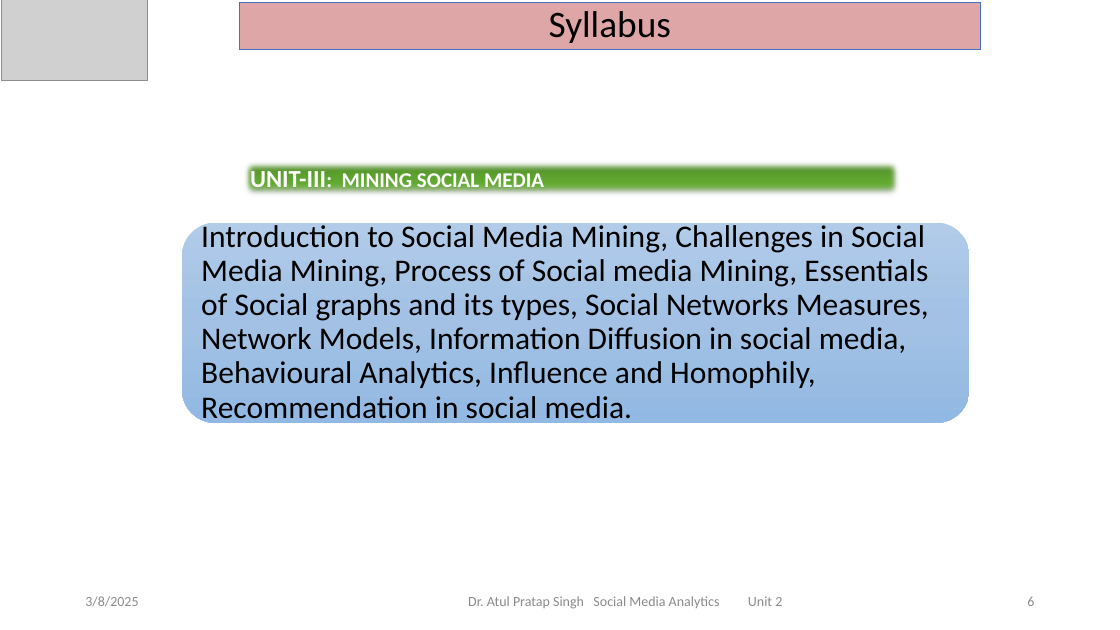
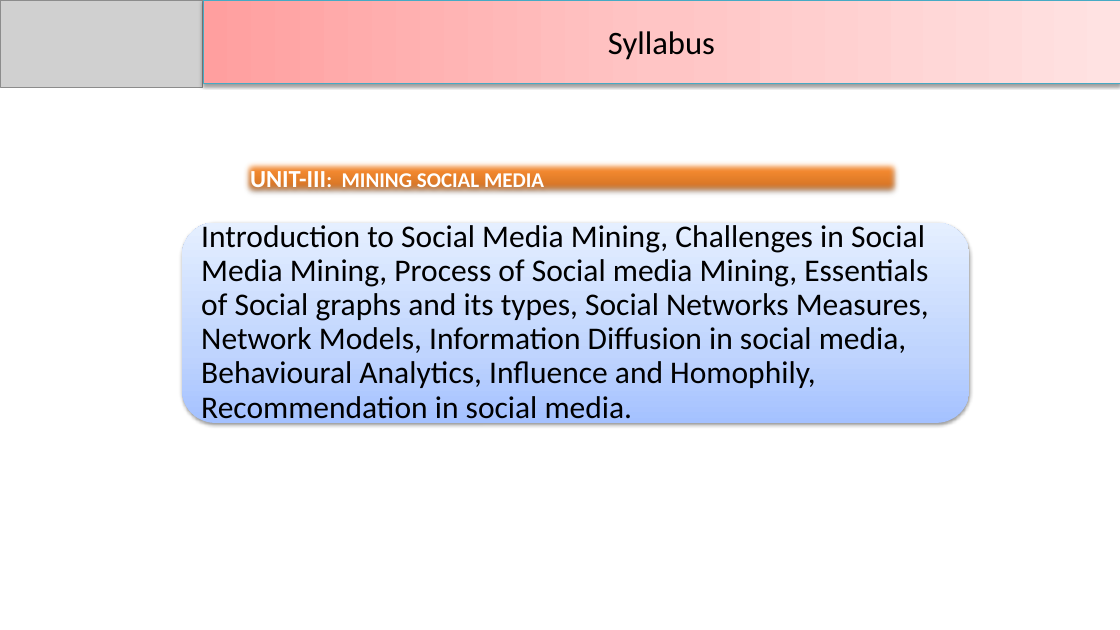
Before and after one commit to DevGoyalG/NIET-Study-Material, a slide deck: slide 6 of CSE (Artificial Intelligence and Machine Learning)/Third Year/Sixth Semester/PPTs/Social Media Analytics/SMA - Unit 2.pptx. Drawn at 1120x630 pixels with LibreOffice and Linux fonts; fonts in the diff are those of the drawing; grey boxes stand for pictures. Boxes give left, top, right and bottom in pixels: in the first picture for what was removed or moved away, otherwise in the second. Text is boxed around its words. In the diff, an @@ line names an element or a change of style, - is before the commit and + after.

```diff
--- a/CSE (Artificial Intelligence and Machine Learning)/Third Year/Sixth Semester/PPTs/Social Media Analytics/SMA - Unit 2.pptx
+++ b/CSE (Artificial Intelligence and Machine Learning)/Third Year/Sixth Semester/PPTs/Social Media Analytics/SMA - Unit 2.pptx
@@ picture: place and size @@
-picture at (2, 0, 147, 81)
+picture at (0, 0, 203, 87)
@@ title "Syllabus": place and size @@
-title "Syllabus" at (239, 3, 980, 50)
+title "Syllabus" at (203, 0, 1120, 83)
@@ title "Syllabus" at (203, 0, 1120, 83): size 32 to 28 pt; line spacing 0.9 to 1; rectangle to title; fill #DEA6A6 to gradient #FFA0A0 to #FFC5C5 to #FFE3E3; outline #4472C4 0.5 pt to #46AAC5 0.75 pt; shadow on @@
@@ rectangle "UNIT-III: MINING SOCIAL MEDIA" at (242, 159, 902, 197): fill gradient #4D8527 to #6AB636 to #6ABA34 to gradient #C2691F to #FF9034 to #FF9136 @@
@@ rounded rectangle at (182, 223, 970, 423): fill gradient #B1CBE9 to #A3C1E5 to #93B9E4 to gradient #A4C4FF to #BFD4FF to #E6EEFF; shadow on @@
@@ text removed at (85, 596, 138, 607) @@
-3/8/2025
@@ text removed at (468, 596, 782, 609) @@
-Dr. Atul Pratap Singh Social Media Analytics Unit 2
@@ page number removed at (1027, 597, 1034, 606) @@
-6
```
Also in this commit, not shown: 25 other slides changed, 28 slides added, 65 slides removed, 9 other files.
